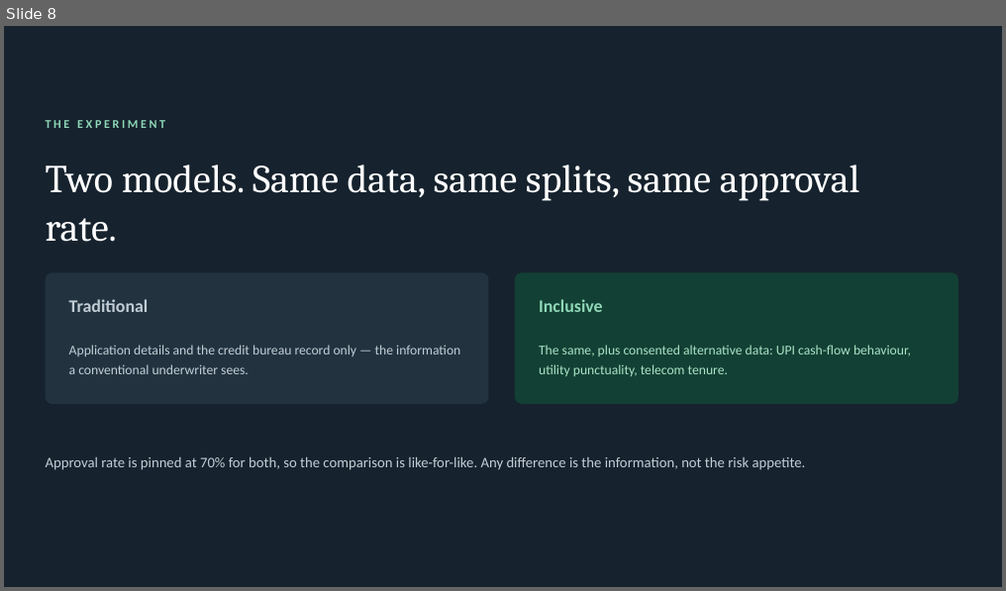
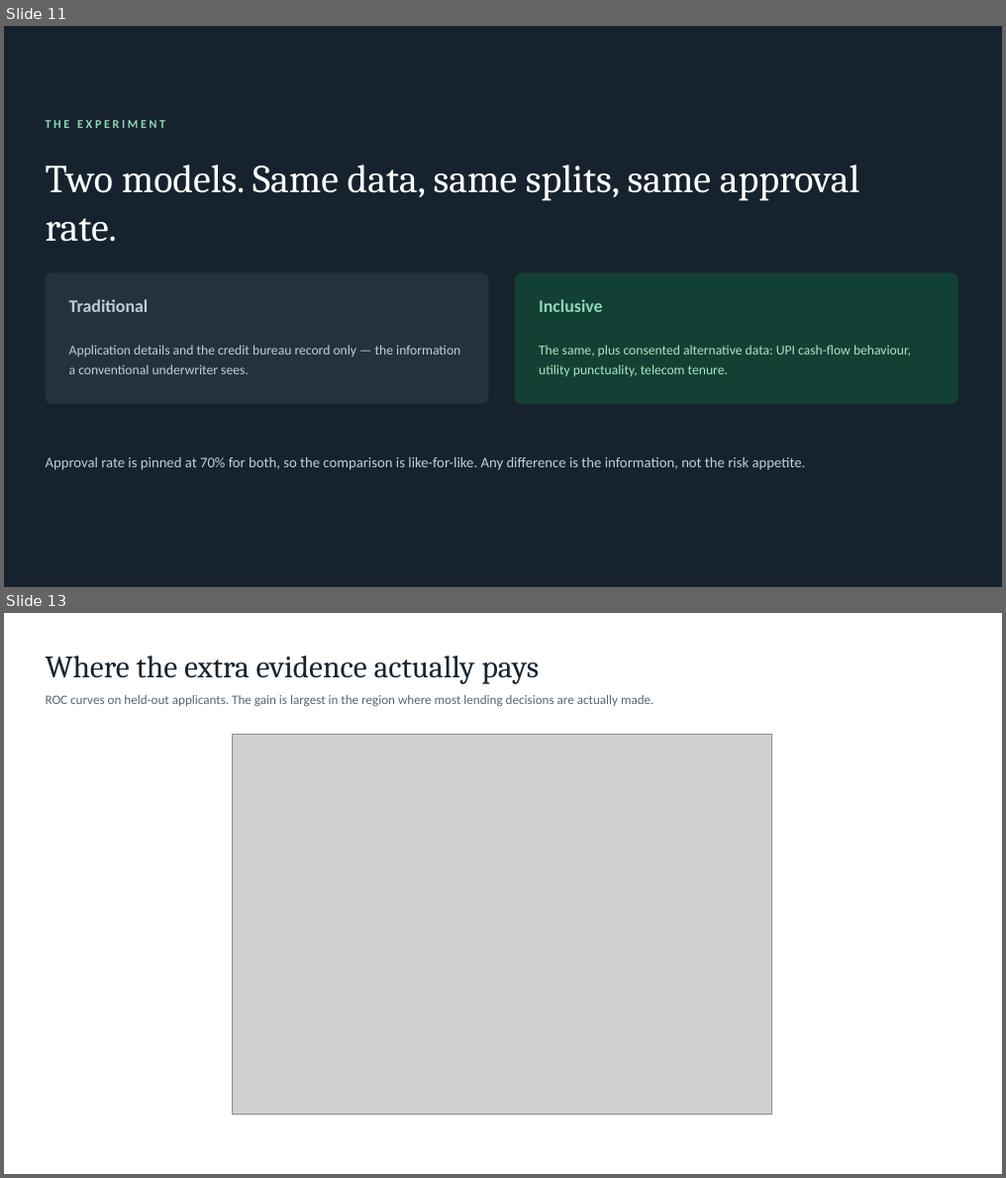
Before and after one commit to Nishantttt-ui/pratyaya, a slide deck: docs/Pratyaya-Synchrony-Hackathon.pptx. Shown one above the other, each under a label of ours: slide 8 before the commit, slides 11 and 13 after it; the slides between them are not shown. The pictures are 1006x591 and 1006x1178 pixels, drawn with LibreOffice and Linux fonts; fonts in the diff are those of the drawing; grey boxes stand for pictures. Boxes give left, top, right and bottom in pixels: in the first picture for what was removed or moved away, otherwise in the second. Text is boxed around its words. In the diff, an @@ line names an element or a change of style, - is before the commit and + after.

```diff
--- a/docs/Pratyaya-Synchrony-Hackathon.pptx
+++ b/docs/Pratyaya-Synchrony-Hackathon.pptx
@@ slide 13 added at <box>4,613,1002,1174</box>, background #FFFFFF @@
@@ text added at <box>46,656,540,684</box>, 30 pt, text #16232E @@
+Where the extra evidence actually pays
@@ text added at <box>46,695,653,706</box>, 12.5 pt, text #5A6570 @@
+ROC curves on held-out applicants. The gain is largest in the region where most lending decisions are actually made.
@@ picture added at <box>232,735,771,1115</box> @@
@@ what was slide 8 is now slide 11 @@
```
Also in this commit, not shown: 10 other slides added, 1 slide removed, 12 other files.
